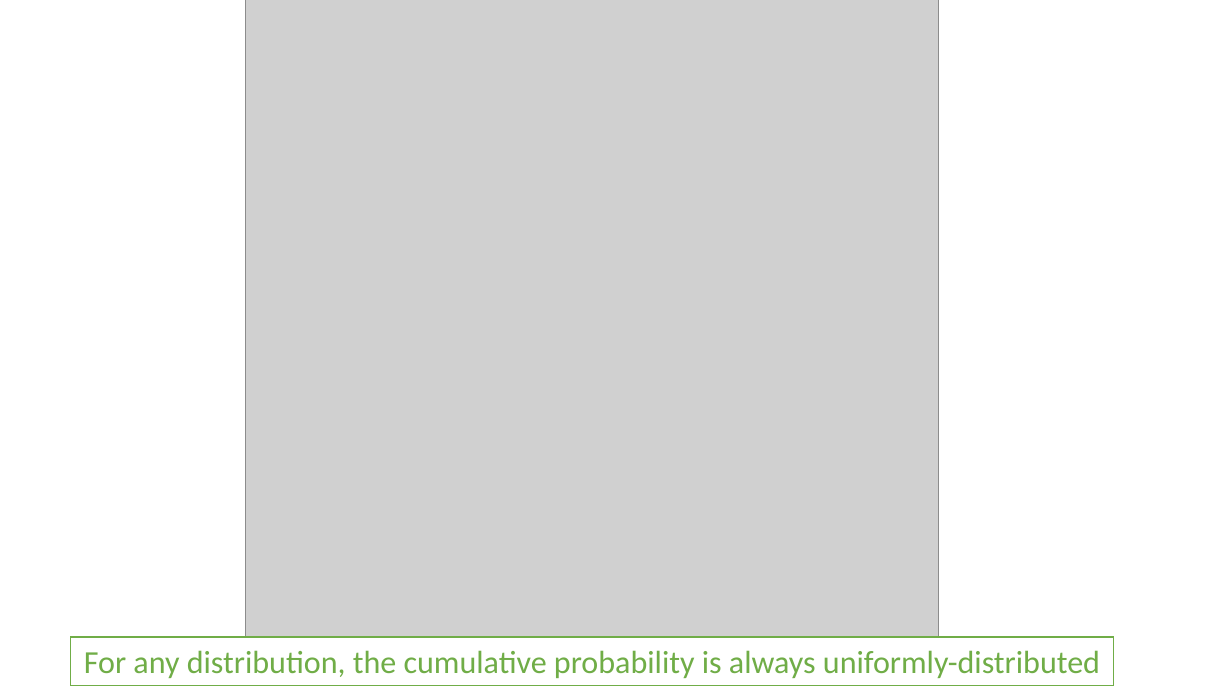
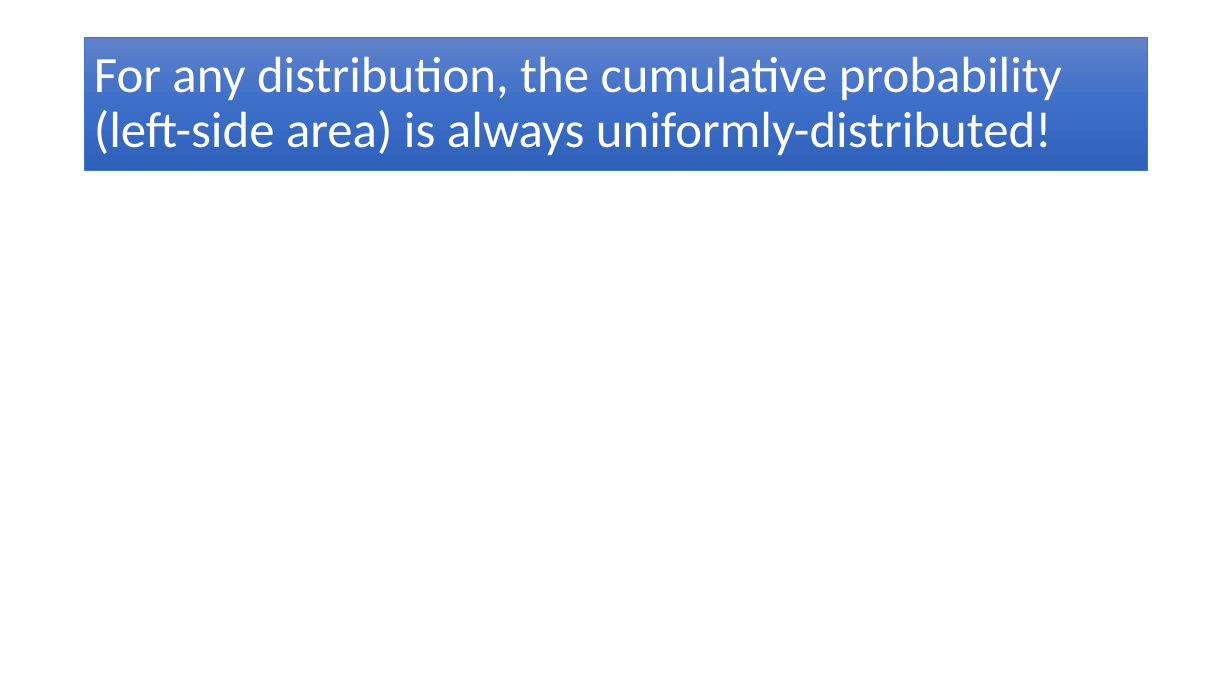
Before and after one commit to khanhnguyendata/gaussian, a slide deck: slide 7 of Gaussian.pptx (slide 1 before the commit). Drawn at 1232x693 pixels with LibreOffice and Linux fonts; fonts in the diff are those of the drawing; grey boxes stand for pictures. Boxes give left, top, right and bottom in pixels: in the first picture for what was removed or moved away, otherwise in the second. Text is boxed around its words. In the diff, an @@ line names an element or a change of style, - is before the commit and + after.

```diff
--- a/Gaussian.pptx
+++ b/Gaussian.pptx
@@ picture removed at (246, 0, 939, 661) @@
@@ title "For any distribution, the cumulative ...": place and size @@
-title "For any distribution, the cumulative ..." at (70, 637, 1114, 685)
+title "For any distribution, the cumulative ..." at (85, 37, 1148, 171)
@@ title "For any distribution, the cumulative ..." at (85, 37, 1148, 171): vertical alignment top to middle; rectangle to title; fill #FFFFFF to gradient #6183CB to #3E70CA to #3062BB; outline #70AD47 1 pt to #4472C4 0.5 pt @@
@@ title at (94, 56, 1062, 155): text changed; size 25 to 39.6 pt; text colour #70AD47 to #FFFFFF @@
-For any distribution, the cumulative probability is always uniformly-distributed
+For any distribution, the cumulative probability (left-side area) is always uniformly-distributed!
```
Also in this commit, not shown: 1 other slide changed, 14 slides added, 2 slides removed.
